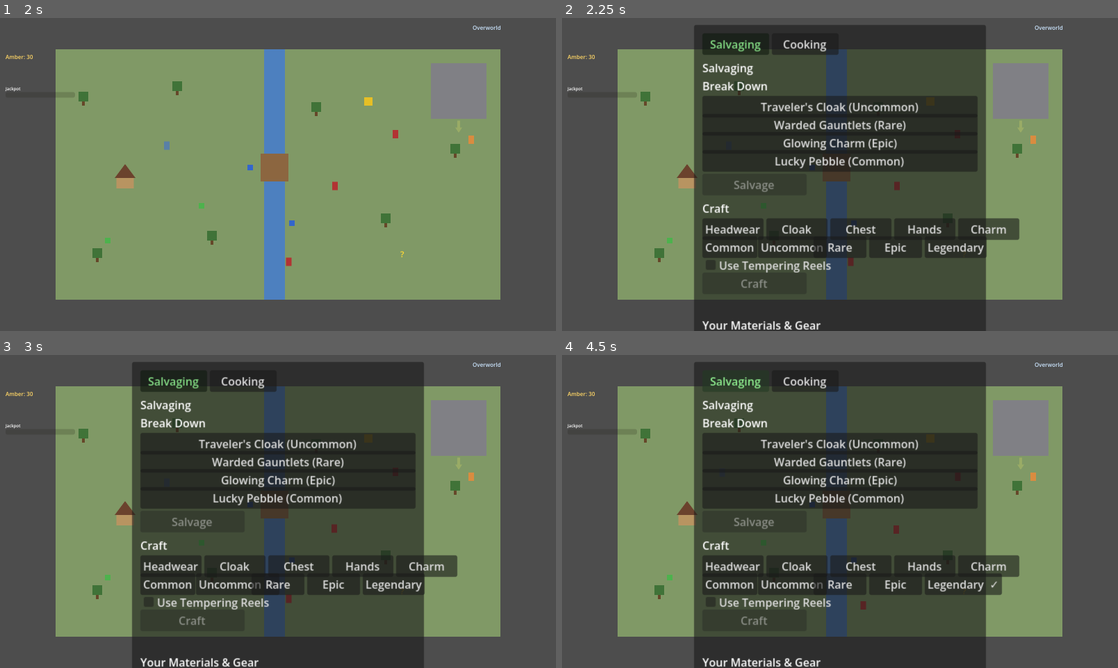
Above: before the commit, frames 1-4 (two rows, left to right).
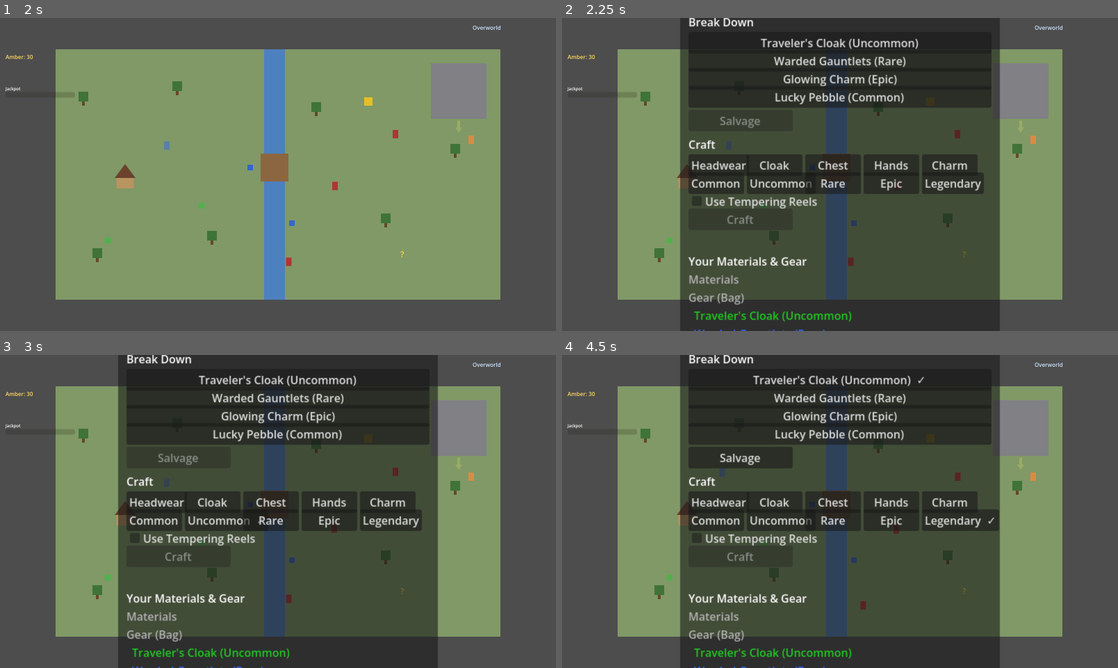
Above: after the commit, the same moments.

Repository: djkipyaboy/bunnies
Game: Godot game, scene res://world/dungeon_demo.tscn
The game is run twice, just before and just after one commit, with the same random seed, the same clock (stepped at 60 frames per second) and the same inputs. This scene is started directly instead of the project's main scene.
Inputs (mouse positions are in pixels of both pictures, inside the frame that each line leads up to):
- Up to frame 1 (2 s): move the mouse to (400, 158) at 0.52 s; hold D (move_right) 0.53-1.25 s; hold E (interact) 0.53-1.25 s; click (400, 158) at 0.67 s; drag from (166, 190) to (455, 124) at 1.27 s
- Up to frame 2 (2.25 s): tap Enter at 2 s; move the mouse to (895, 105) at 2.02 s; hold D (move_right) from 2.03 s (still down); hold P (toggle_professions) from 2.03 s (still down)
- Up to frame 3 (3 s): release D (move_right) at 2.75 s; release P (toggle_professions) at 2.75 s; click "Uncommon" at 2.75 s
- Up to frame 4 (4.5 s): click "Legendary" at 3.5 s; click (734, 380) at 4.25 s, where only the run before the commit has a clickable "Salvaging"

Frame 1 is identical in both runs. In frame 2, 31% of the frame differs, in the area x 21-83%, y 0-100%; in frame 3, 31%; in frame 4, 31%.

Commit message:
fix(combat): fix Professions button overflow and give the panel true dynamic centering

Diff:
--- a/combat/ui/professions_menu_panel.gd
+++ b/combat/ui/professions_menu_panel.gd
@@ -10,7 +10,7 @@
 ## showed -- see the Cooking-section comments below for the specific parallels.
 
 const PAD: float = 12.0
-const PANEL_W: float = 420.0
+const PANEL_W: float = 460.0
 const ROW_H: float = 26.0
 const MAX_VISIBLE_BREAKDOWN_ROWS: int = 12   # sane cap so a large Bag (20+ Gear items) can't push the
                                               # Craft section off-panel or overlap it (final-review finding)
@@ -259,6 +259,21 @@
 		var total_h2: float = strip_bottom2 + PAD
 		custom_minimum_size = Vector2(PANEL_W, total_h2)
 		size = custom_minimum_size
+
+	_recenter_on_viewport()
+
+## Recomputes this panel's own screen position so it stays centered on the viewport regardless of
+## which tab/section is active or how tall its content currently is (2026-08-08
+## professions-playtest-round2 plan Task 1) -- ProfessionsMenuPanel is the only menu panel in this
+## codebase whose height changes at runtime (Salvaging/Cooking sections differ, and either can grow
+## with a long Break Down list or a visible message row), so unlike the mini-game panels' fixed
+## hardcoded centering, this one recomputes on every _rebuild() instead of relying on a caller to
+## set position once.
+func _recenter_on_viewport() -> void:
+	if not is_inside_tree():
+		return
+	var vp: Vector2 = get_viewport_rect().size
+	position = ((vp - size * scale) / 2.0).round()
 
 ## Whether either profession mini-game is currently pending resolution (final-review finding,
 ## 2026-08-02): switching tabs while Tempering Reels/Second Helping is open leaves the OTHER
@@ -369,8 +384,8 @@
 		if slot == _craft_slot:
 			btn.text += "  ✓"
 		btn.tooltip_text = _craft_slot_tooltip(slot)
-		btn.position = Vector2(PAD + float(i) * 92.0, craft_top + ROW_H)
-		btn.custom_minimum_size = Vector2(88.0, ROW_H)
+		btn.position = Vector2(PAD + float(i) * 84.0, craft_top + ROW_H)
+		btn.custom_minimum_size = Vector2(80.0, ROW_H)
 		btn.disabled = tempering_pending
 		btn.pressed.connect(func() -> void: _on_craft_slot_pressed(slot))
 		add_child(btn)
@@ -383,8 +398,8 @@
 		if rarity == _craft_rarity:
 			btn.text += "  ✓"
 		btn.tooltip_text = _craft_rarity_tooltip(rarity)
-		btn.position = Vector2(PAD + float(i) * 80.0, craft_top + ROW_H * 2.0)
-		btn.custom_minimum_size = Vector2(76.0, ROW_H)
+		btn.position = Vector2(PAD + float(i) * 84.0, craft_top + ROW_H * 2.0)
+		btn.custom_minimum_size = Vector2(80.0, ROW_H)
 		btn.disabled = tempering_pending
 		btn.pressed.connect(func() -> void: _on_craft_rarity_pressed(rarity))
 		add_child(btn)
@@ -611,8 +626,8 @@
 		btn.text = RarityVisuals.display_name(rarity)
 		if rarity == _cooking_rarity:
 			btn.text += "  ✓"
-		btn.position = Vector2(PAD + float(i) * 80.0, rarity_top)
-		btn.custom_minimum_size = Vector2(76.0, ROW_H)
+		btn.position = Vector2(PAD + float(i) * 84.0, rarity_top)
+		btn.custom_minimum_size = Vector2(80.0, ROW_H)
 		btn.disabled = second_helping_pending
 		btn.pressed.connect(func() -> void: _on_cooking_rarity_pressed(rarity))
 		add_child(btn)
--- a/tests/test_professions_menu_panel.gd
+++ b/tests/test_professions_menu_panel.gd
@@ -430,5 +430,44 @@
 	_check(logged[1].find("Handcrafted Cloak") != -1, "the logged Craft line names the crafted item (got: %s)" % (logged[1] if logged.size() > 1 else "<none>"))
 	log_panel.queue_free()
 
+	# Task 1 (2026-08-08 professions-playtest-round2): the 5 Craft slot buttons and both rarity rows
+	# (Craft's and Cooking's) must fit within PANEL_W -- the actual overflow bug the first playtest
+	# found (Charm's slot button extended past the panel's right edge, and "Uncommon"/"Legendary"
+	# overflowed their 76px-wide rarity buttons).
+	var fit_panel: ProfessionsMenuPanel = ProfessionsMenuPanel.new()
+	get_root().add_child(fit_panel)
+	await process_frame
+	fit_panel.open_for(PartyInventory.new())
+	for slot: int in fit_panel._slot_buttons:
+		var b: Button = fit_panel._slot_buttons[slot]
+		_check(b.position.x + b.custom_minimum_size.x <= ProfessionsMenuPanel.PANEL_W - ProfessionsMenuPanel.PAD,
+			"slot button for slot %d stays within the panel's right edge (right edge at %f, panel inner edge at %f)" % [slot, b.position.x + b.custom_minimum_size.x, ProfessionsMenuPanel.PANEL_W - ProfessionsMenuPanel.PAD])
+	for rarity: int in fit_panel._rarity_buttons:
+		var rb: Button = fit_panel._rarity_buttons[rarity]
+		_check(rb.position.x + rb.custom_minimum_size.x <= ProfessionsMenuPanel.PANEL_W - ProfessionsMenuPanel.PAD,
+			"craft rarity button for rarity %d stays within the panel's right edge" % rarity)
+
+	fit_panel.switch_to_cooking_for_test()
+	for rarity2: int in fit_panel._cooking_rarity_buttons:
+		var crb: Button = fit_panel._cooking_rarity_buttons[rarity2]
+		_check(crb.position.x + crb.custom_minimum_size.x <= ProfessionsMenuPanel.PANEL_W - ProfessionsMenuPanel.PAD,
+			"cooking rarity button for rarity %d stays within the panel's right edge" % rarity2)
+	fit_panel.queue_free()
+
+	# The panel recenters itself on the viewport after every rebuild, tracking its own actual
+	# (dynamic) size -- not a hardcoded screen position that assumes a fixed height.
+	var center_panel: ProfessionsMenuPanel = ProfessionsMenuPanel.new()
+	get_root().add_child(center_panel)
+	await process_frame
+	center_panel.open_for(PartyInventory.new())
+	var vp: Vector2 = center_panel.get_viewport_rect().size
+	var expected_salvaging_pos: Vector2 = ((vp - center_panel.size * center_panel.scale) / 2.0).round()
+	_check(center_panel.position == expected_salvaging_pos, "the Salvaging tab centers itself on the viewport using its own actual size (got %s, want %s)" % [center_panel.position, expected_salvaging_pos])
+
+	center_panel.switch_to_cooking_for_test()
+	var expected_cooking_pos: Vector2 = ((vp - center_panel.size * center_panel.scale) / 2.0).round()
+	_check(center_panel.position == expected_cooking_pos, "switching to the Cooking tab re-centers for its own (different) height (got %s, want %s)" % [center_panel.position, expected_cooking_pos])
+	center_panel.queue_free()
+
 	print("ok ProfessionsMenuPanel (Salvaging + Cooking) smoke test complete")
 	quit()
--- a/world/dungeon_demo.gd
+++ b/world/dungeon_demo.gd
@@ -288,12 +288,6 @@
 	ui.add_child(_talent_panel)
 
 	_professions_panel = ProfessionsMenuPanel.new()
-	# Horizontally centered for the panel's un-doubled 420px width scaled 2x (800 - 420 = 380);
-	# vertically anchored near the top rather than centered, since ProfessionsMenuPanel's height
-	# grows dynamically with Bag contents (up to a bounded worst case, see MAX_VISIBLE_* caps) and a
-	# true vertical center would push a tall panel off the top of the 900px window (2026-08-07
-	# professions-playtest-fixes plan Task 1).
-	_professions_panel.position = Vector2(380, 20)
 	_professions_panel.hide()
 	ui.add_child(_professions_panel)
 	_professions_panel.set_log_fn(func(line: String) -> void: _handoff().log_event(line, _handoff().CATEGORY_CRAFTING))
--- a/world/overworld_demo.gd
+++ b/world/overworld_demo.gd
@@ -289,12 +289,6 @@
 	ui.add_child(_talent_panel)
 
 	_professions_panel = ProfessionsMenuPanel.new()
-	# Horizontally centered for the panel's un-doubled 420px width scaled 2x (800 - 420 = 380);
-	# vertically anchored near the top rather than centered, since ProfessionsMenuPanel's height
-	# grows dynamically with Bag contents (up to a bounded worst case, see MAX_VISIBLE_* caps) and a
-	# true vertical center would push a tall panel off the top of the 900px window (2026-08-07
-	# professions-playtest-fixes plan Task 1).
-	_professions_panel.position = Vector2(380, 20)
 	_professions_panel.hide()
 	ui.add_child(_professions_panel)
 	_professions_panel.set_log_fn(func(line: String) -> void: _handoff().log_event(line, _handoff().CATEGORY_CRAFTING))
--- a/world/town_demo.gd
+++ b/world/town_demo.gd
@@ -358,12 +358,6 @@
 	_ui_layer.add_child(_talent_panel)
 
 	_professions_panel = ProfessionsMenuPanel.new()
-	# Horizontally centered for the panel's un-doubled 420px width scaled 2x (800 - 420 = 380);
-	# vertically anchored near the top rather than centered, since ProfessionsMenuPanel's height
-	# grows dynamically with Bag contents (up to a bounded worst case, see MAX_VISIBLE_* caps) and a
-	# true vertical center would push a tall panel off the top of the 900px window (2026-08-07
-	# professions-playtest-fixes plan Task 1).
-	_professions_panel.position = Vector2(380, 20)
 	_professions_panel.hide()
 	_ui_layer.add_child(_professions_panel)
 	_professions_panel.set_log_fn(func(line: String) -> void: _handoff().log_event(line, _handoff().CATEGORY_CRAFTING))
